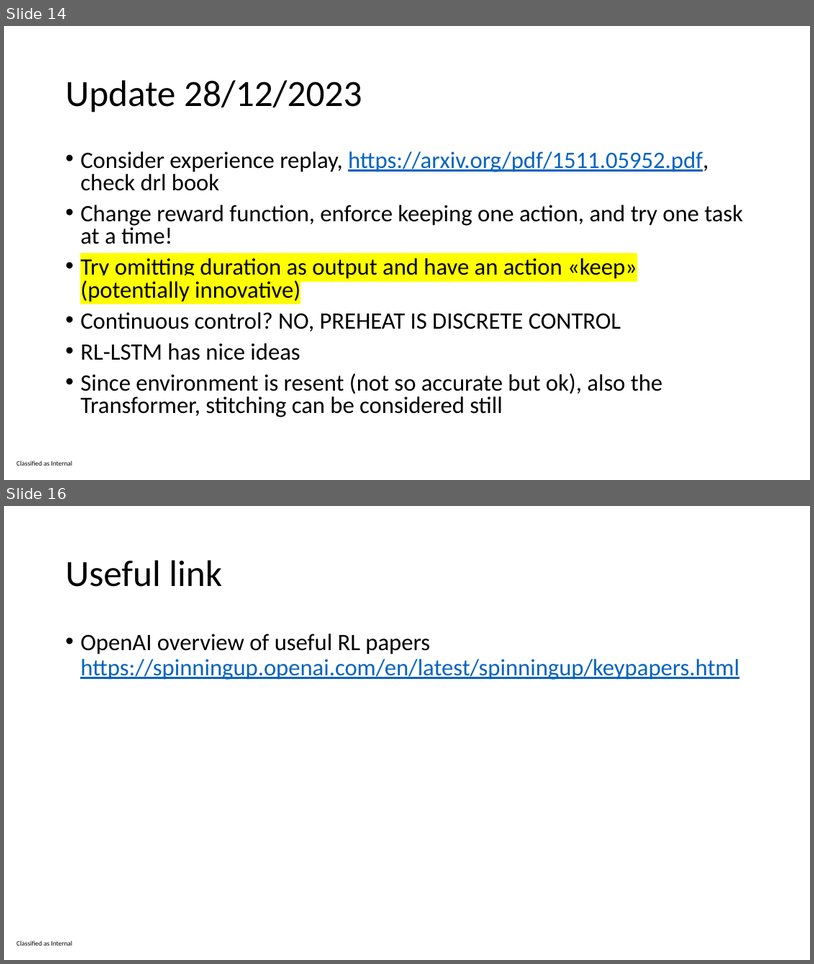
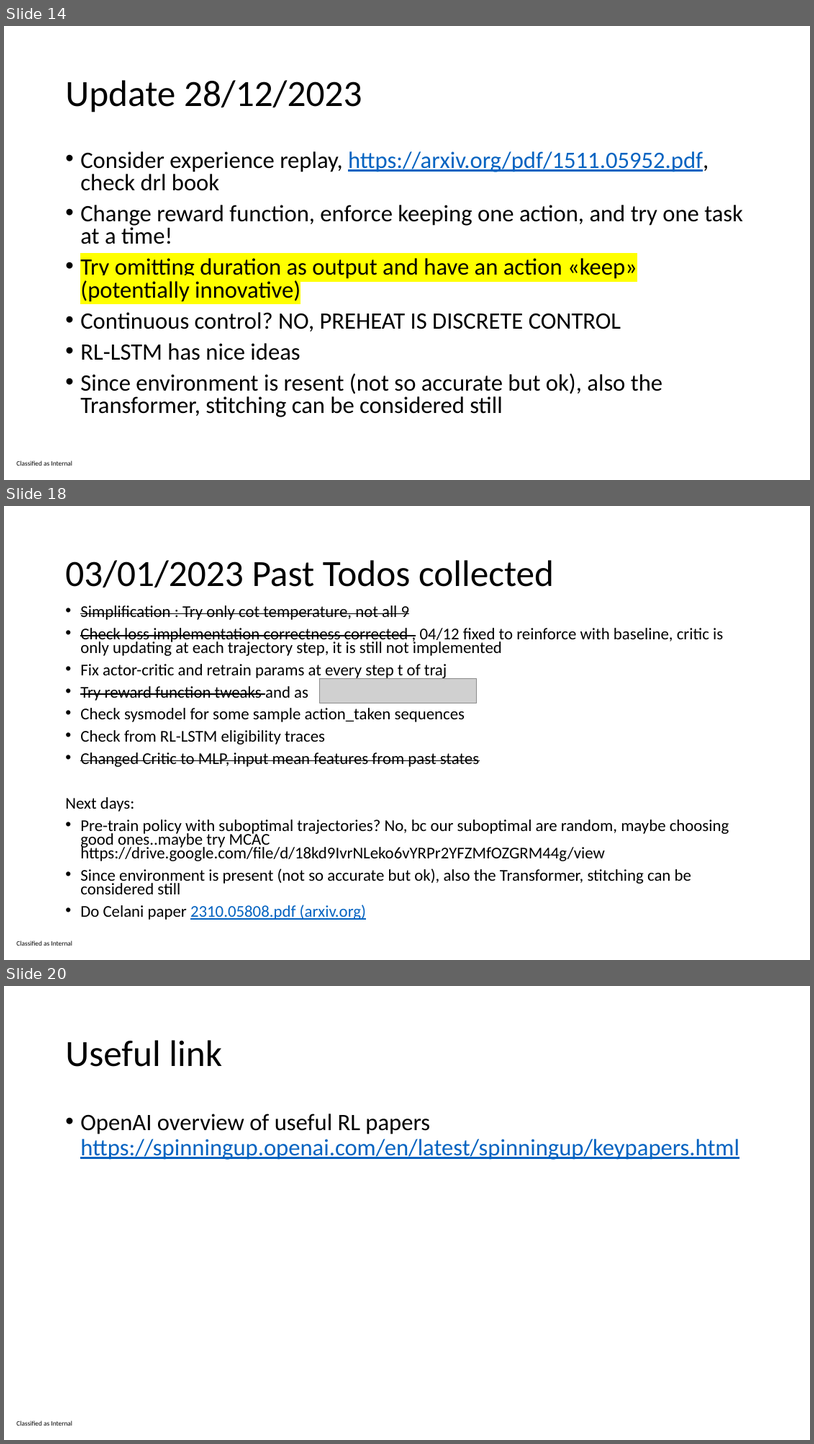
Before and after one commit to ImolaFodor/offline-rl-thesis, a slide deck: thesis proposal planning pre-heat.pptx. Shown one above the other, each under a label of ours: slides 14 and 16 before the commit, slides 14, 18 and 20 after it; the slides between them are not shown. The pictures are 814x964 and 814x1444 pixels, drawn with LibreOffice and Linux fonts; fonts in the diff are those of the drawing; grey boxes stand for pictures. Boxes give left, top, right and bottom in pixels: in the first picture for what was removed or moved away, otherwise in the second. Text is boxed around its words. In the diff, an @@ line names an element or a change of style, - is before the commit and + after.

```diff
--- a/thesis proposal planning pre-heat.pptx
+++ b/thesis proposal planning pre-heat.pptx
@@ slide 18 added at [4,506,810,960], background #FFFFFF; not listed: 1 template element that a slide beside it also shows @@
@@ title added at [65,560,554,588], 44 pt, text #000000 @@
+03/01/2023 Past Todos collected
@@ text added at [65,605,730,919], 19.6 pt, text #000000 @@
+• Simplification : Try only cot temperature, not all 9
+• Check loss implementation correctness corrected , 04/12 fixed to reinforce with baseline, critic is only updating at each trajectory step, it is still not implemented
+• Fix actor-critic and retrain params at every step t of traj
+• Try reward function tweaks and as
+• Check sysmodel for some sample action_taken sequences
+• Check from RL-LSTM eligibility traces
+• Changed Critic to MLP, input mean features from past states
+Next days:
+• Pre-train policy with suboptimal trajectories? No, bc our suboptimal are random, maybe choosing good ones..maybe try MCAC https://drive.google.com/file/d/18kd9IvrNLeko6vYRPr2YFZMfOZGRM44g/view
+• Since environment is present (not so accurate but ok), also the Transformer, stitching can be considered still
+• Do Celani paper 2310.05808.pdf (arxiv.org)
@@ picture added at [320,678,477,703] @@
@@ what was slide 16 is now slide 20 @@
```
Also in this commit, not shown: 1 slide changed, 3 other slides added.
